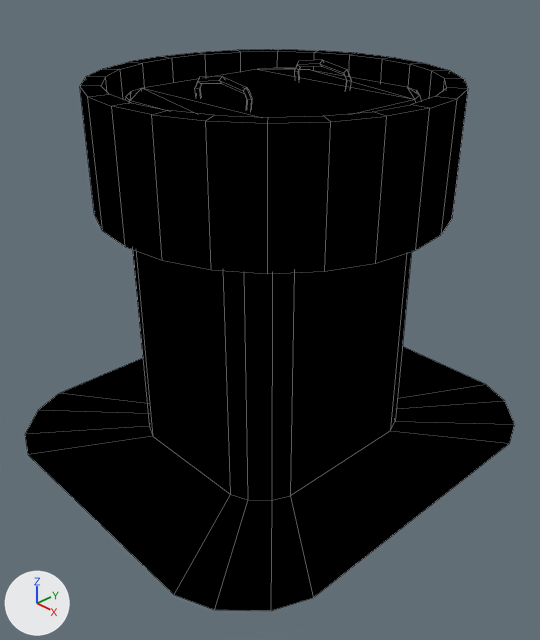
An edit to the Blender file Models/Pathfinder/FreeIva_Hatch_Pathfinder.blend, drawn before and after from the same camera.
Both versions are drawn from a 50 mm camera at (1.484, -1.411, 0.457) aimed at (0.058, -0.068, -0.585). Lighting does not change. The marker at lower left points along +X, +Y and +Z. Mesh edges are drawn as thin lines.

Objects in the first picture: 'door', 'frame', 'tube'.
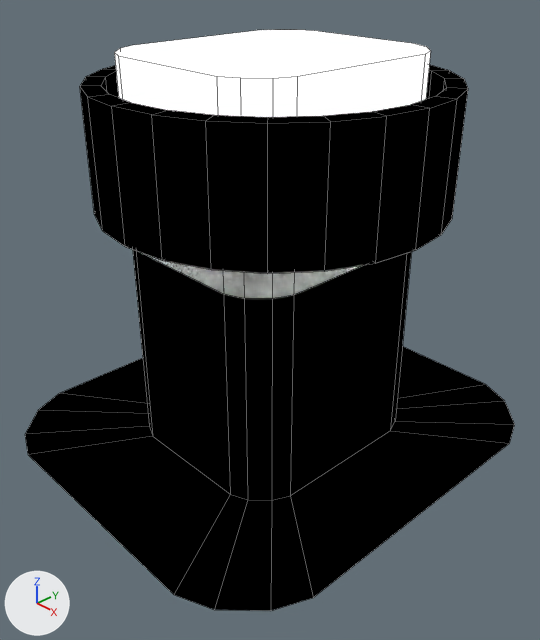
What the commit changed:
Object 'cutout' (ob_cutout) is now shown.

Where the change shows, as pixel boxes [x1, y1, x2, y2] in the pictures (540 x 640 px):
'cutout', shown: after [114, 30, 431, 298]
'door', unchanged, covered by the edit: before [125, 60, 421, 117]
